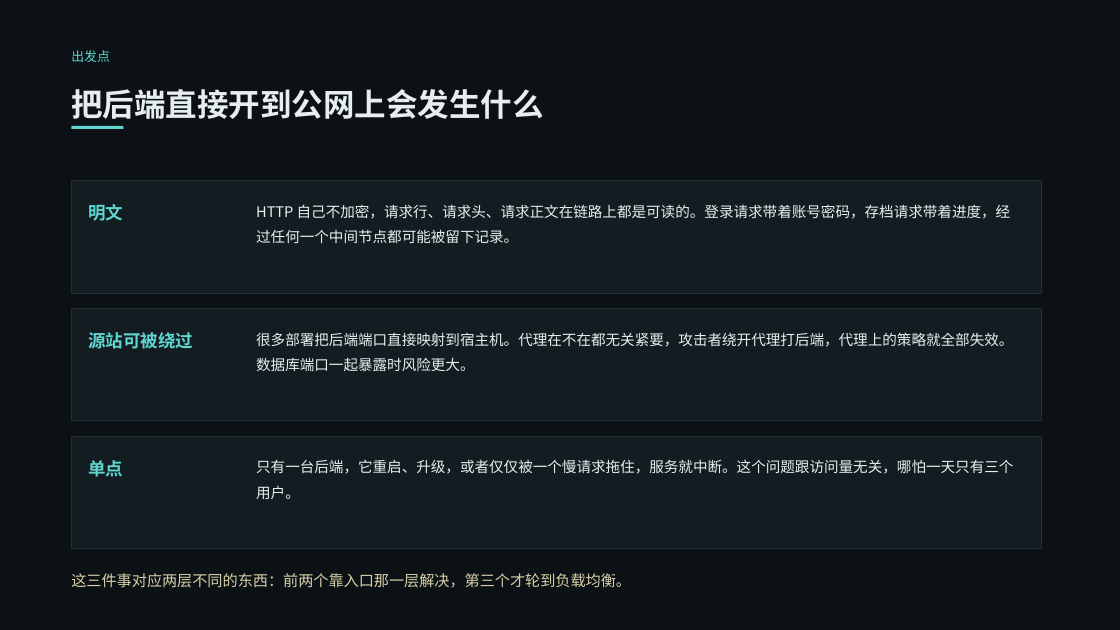
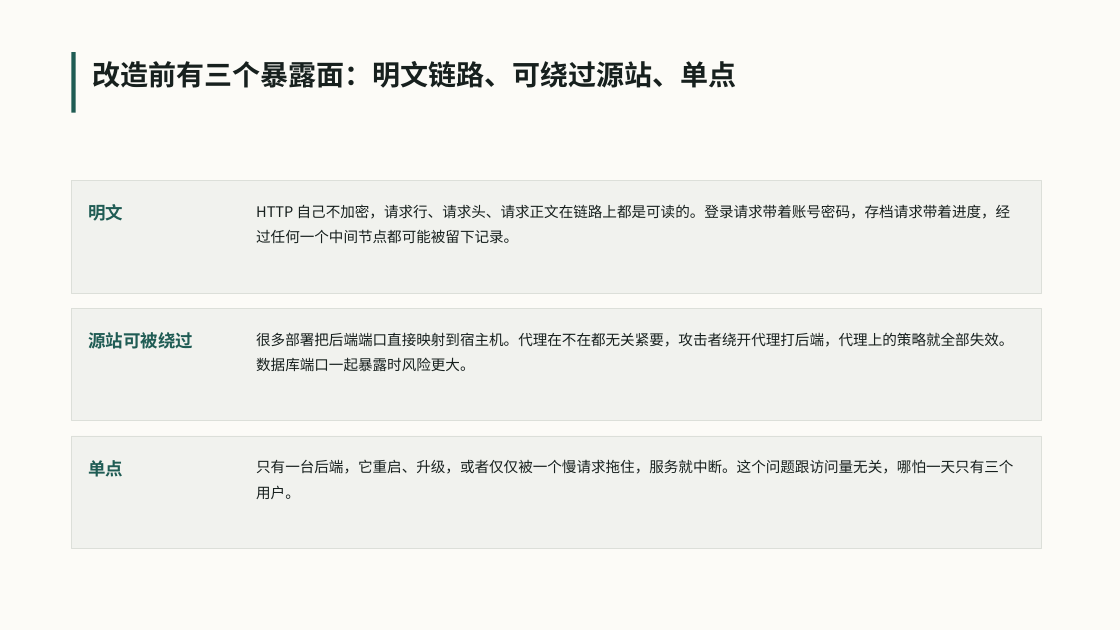
Before and after one commit to VesselPaper/symbiont, a slide deck: slide 3 of share/技术分享-应用代理与负载均衡.pptx. Drawn at 1120x630 pixels with LibreOffice and Linux fonts; fonts in the diff are those of the drawing. Boxes give left, top, right and bottom in pixels: in the first picture for what was removed or moved away, otherwise in the second. Text is boxed around its words. In the diff, an @@ line names an element or a change of style, - is before the commit and + after.

```diff
--- a/share/技术分享-应用代理与负载均衡.pptx
+++ b/share/技术分享-应用代理与负载均衡.pptx
@@ rectangle at bbox=[0, 0, 1120, 630]: fill #0B1114 to #FCFBF7 @@
@@ text removed at bbox=[71, 50, 110, 62] @@
-出发点
@@ rectangle added at bbox=[71, 52, 76, 113], fill #1F5C54 @@
@@ text at bbox=[92, 61, 736, 88]: text changed; size 27 to 24 pt; text colour #E6EEEF to #17201E @@
-把后端直接开到公网上会发生什么
+改造前有三个暴露面：明文链路、可绕过源站、单点
@@ rectangle removed at bbox=[71, 126, 124, 129] @@
@@ fill #131C21 to #F1F2EE; outline #223035 0.75 pt to #DCDFD9 0.75 pt in 3 elements at bbox=[71, 181, 1042, 293], bbox=[71, 308, 1042, 421], bbox=[71, 436, 1042, 549] @@
@@ text colour #5FD6D0 to #1F5C54 in 3 elements at bbox=[88, 204, 123, 221], bbox=[88, 332, 193, 349], bbox=[88, 460, 123, 477] @@
@@ text colour #E6EEEF to #17201E in 3 elements at bbox=[256, 204, 1011, 244], bbox=[256, 332, 1013, 371], bbox=[256, 459, 1013, 499] @@
@@ text removed at bbox=[71, 573, 631, 588] @@
-这三件事对应两层不同的东西：前两个靠入口那一层解决，第三个才轮到负载均衡。
```
Also in this commit, not shown: 15 other slides changed, 4 slides added, 4 slides removed, 1 other file.
